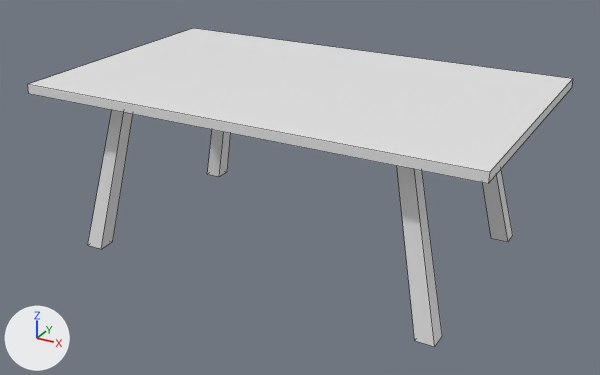
The Blender file base/living_room_table.blend, before and after one commit.
Camera for both pictures: a 50 mm camera at (4.12, -7.56, 4.54) aimed at (0.01, -0.09, 0.8). The axes (+X, +Y, +Z) are drawn at lower left. The lights are the same throughout. Mesh edges are drawn as thin lines.

Objects in the first picture: 'Table'.
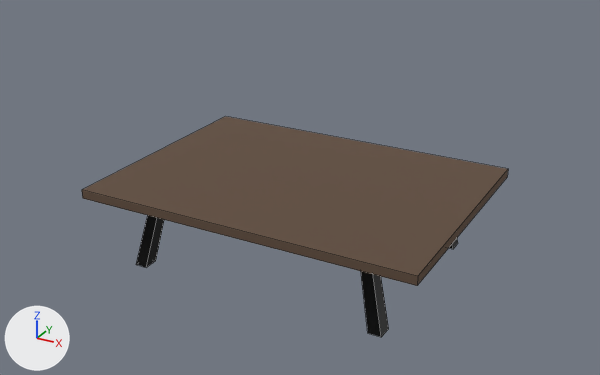
Pixel boxes (x1, y1, x2, y2) of what changed, in the pictures (600 x 375 px; the box of a moved part takes in the faces that stretch with it):
'Table', reshaped, recoloured, moved, rescaled (22% narrower, 31% shorter): before (27, 28, 573, 347); after (82, 116, 508, 337)
part 1 of me_cube_003, moved or reshaped: before (88, 110, 133, 249); after (136, 216, 164, 267)
part 2 of me_cube_003, moved or reshaped (not visible afterwards): before (207, 130, 231, 177)
part 3 of me_cube_003, moved or reshaped: before (482, 170, 513, 242); after (449, 238, 458, 249)
part 4 of me_cube_003, moved or reshaped: before (397, 166, 442, 347); after (361, 271, 389, 337)
part 5 of me_cube_003, recoloured: before (27, 28, 572, 172); after (83, 116, 508, 276)
part 6 of me_cube_003, recoloured: before (27, 85, 490, 184); after (82, 190, 418, 286)
part 7 of me_cube_003, recoloured: before (488, 79, 573, 184); after (417, 170, 508, 286)

What changed in the scene script:
```text
Add mat_legs:
    mat_legs = principled_material('Legs')
    mat_legs.base_color = (0.00643, 0.00643, 0.00643)  # black #131313
    mat_legs.metallic = 0.693
Add mat_table:
    mat_table = principled_material('Table')
    mat_table.base_color = (0.165, 0.109, 0.075)  # brown #715d4d
    mat_table.metallic = 0.449
    mat_table.roughness = 1.0
Change me_cube_003:
    where me_cube_003.from_pydata(...)  # 40 vertices, 30 faces; spans x -5.0..45.0, y -3.0..27.0, z -1.0..1.1
    used by ob_table; location = (-2.0, -1.2, 1.0); scale = (0.1, 0.1, 0.9)
    me_cube_003 part 1
    me_cube_003.vertices[0].co: (-1.0, -1.0, -1.0) -> (0.5, -0.1, 0.1)  # pixel (87, 245) -> pixel (136, 264)
    me_cube_003.vertices[2].co: (-1.0, 1.0, -1.0) -> (0.5, 1.8, 0.1)
    me_cube_003.vertices[4].co: (1.0, -1.0, -1.0) -> (2.4, -0.1, 0.1)  # pixel (101, 249) -> pixel (146, 267)
    me_cube_003.vertices[6].co: (1.0, 1.0, -1.0) -> (2.4, 1.8, 0.1)  # pixel (112, 241) -> pixel (155, 260)
    me_cube_003 part 2
    me_cube_003.vertices[16].co: (-1.0, 23.0, -1.0) -> (0.5, 22.2, 0.1)  # pixel (207, 174) -> not seen
    me_cube_003.vertices[18].co: (-1.0, 25.0, -1.0) -> (0.5, 24.1, 0.1)
    me_cube_003.vertices[20].co: (1.0, 23.0, -1.0) -> (2.4, 22.2, 0.1)  # pixel (219, 176) -> not seen
    me_cube_003.vertices[22].co: (1.0, 25.0, -1.0) -> (2.4, 24.1, 0.1)  # pixel (227, 171) -> not seen
    me_cube_003 part 3
    me_cube_003.vertices[24].co: (39.0, 23.0, -1.0) -> (37.6, 22.2, 0.1)  # pixel (491, 238) -> not seen
    me_cube_003.vertices[26].co: (39.0, 25.0, -1.0) -> (37.6, 24.1, 0.1)
    me_cube_003.vertices[28].co: (41.0, 23.0, -1.0) -> (39.5, 22.2, 0.1)  # pixel (508, 241) -> pixel (453, 249)
    me_cube_003.vertices[30].co: (41.0, 25.0, -1.0) -> (39.5, 24.1, 0.1)  # pixel (512, 235) -> pixel (458, 243)
    me_cube_003 part 4
    me_cube_003.vertices[32].co: (39.0, -1.0, -1.0) -> (37.6, -0.1, 0.1)  # pixel (414, 340) -> pixel (367, 333)
    me_cube_003.vertices[34].co: (39.0, 1.0, -1.0) -> (37.6, 1.8, 0.1)
    me_cube_003.vertices[36].co: (41.0, -1.0, -1.0) -> (39.5, -0.1, 0.1)  # pixel (434, 346) -> pixel (381, 337)
    me_cube_003.vertices[38].co: (41.0, 1.0, -1.0) -> (39.5, 1.8, 0.1)  # pixel (442, 336) -> pixel (388, 328)
    me_cube_003 part 5: all 3 faces centred in x 20.0, y 12.0..27.0, z 1.0..1.1 switch from mat_material (white #e7e7e7) to mat_table (brown #715d4d)
    me_cube_003 part 6: the 1 face centred in x 20.0, y -3.0, z 1.1 switches from mat_material (white #e7e7e7) to mat_table (brown #715d4d)
    me_cube_003 part 7: the 1 face centred in x 45.0, y 12.0, z 1.1 switches from mat_material (white #e7e7e7) to mat_table (brown #715d4d)
    add me_cube_003.materials.append(mat_legs)  # black #131313
Change ob_table:
    ob_table.location: (-2.0, -1.2, 1.0) -> (-1.527, -1.2, -0.101)
    ob_table.scale: (0.1, 0.1, 0.9) -> (0.0774, 0.0936, 0.9)
```
